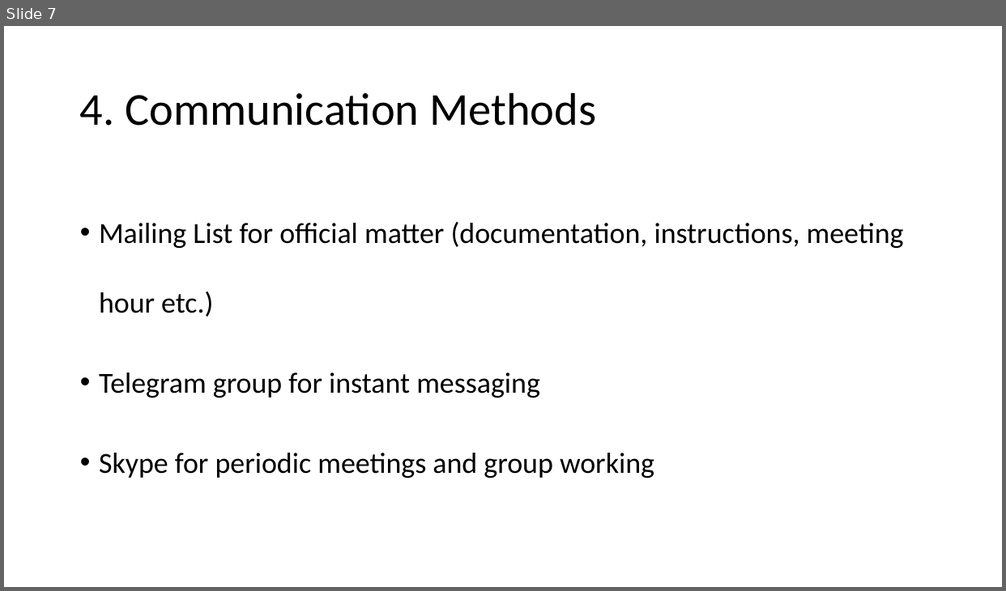
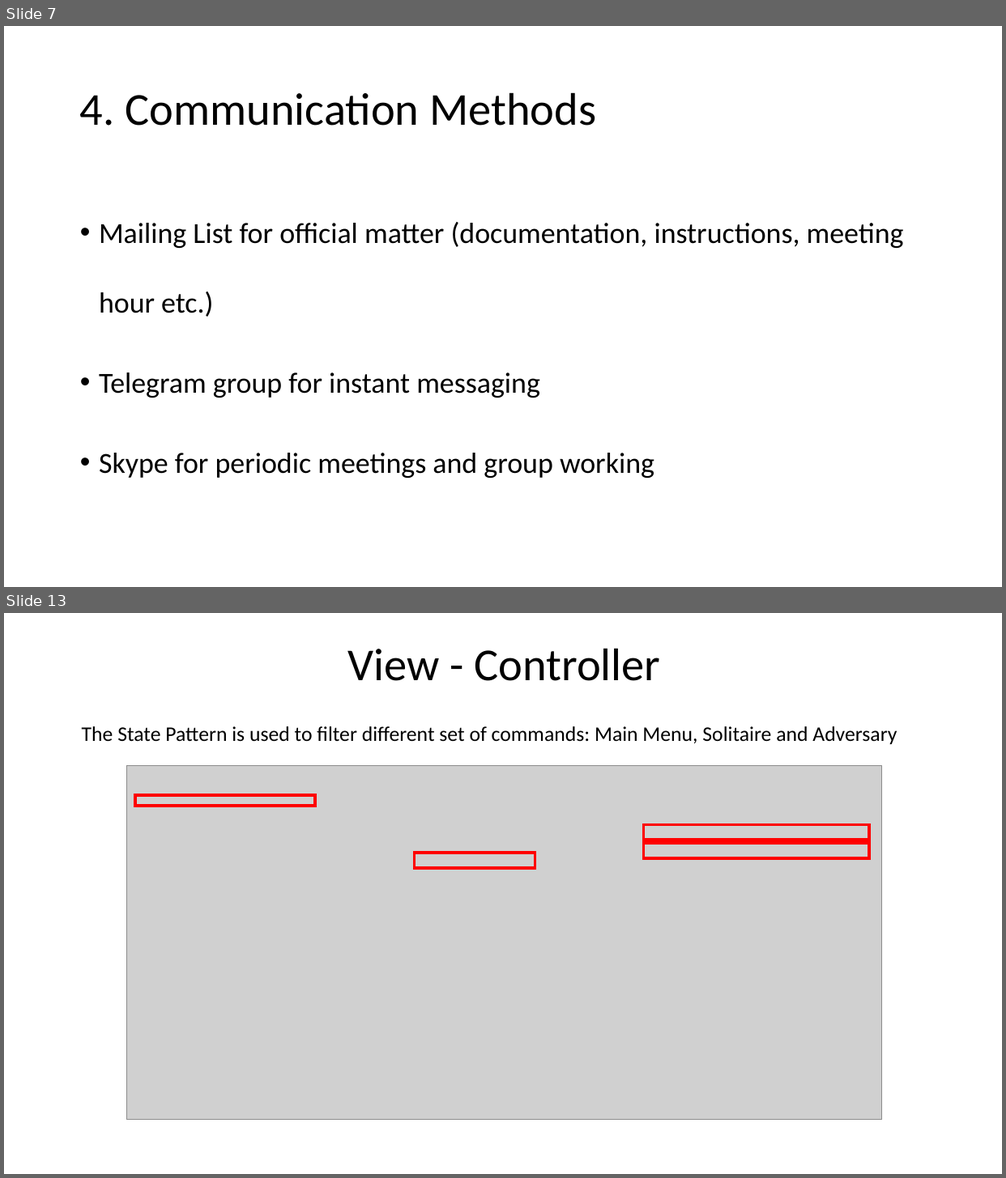
Before and after one commit to Noired/DOSE-Jan-8th-presentation, a slide deck: Slides/massa/massa_slides.pptx. Shown one above the other, each under a label of ours: slide 7 before the commit, slides 7 and 13 after it; the slides between them are not shown. The pictures are 1006x591 and 1006x1178 pixels, drawn with LibreOffice and Linux fonts; fonts in the diff are those of the drawing; grey boxes stand for pictures. Boxes give left, top, right and bottom in pixels: in the first picture for what was removed or moved away, otherwise in the second. Text is boxed around its words. In the diff, an @@ line names an element or a change of style, - is before the commit and + after.

```diff
--- a/Slides/massa/massa_slides.pptx
+++ b/Slides/massa/massa_slides.pptx
@@ slide 13 added at bbox=[4, 613, 1002, 1174], background #FFFFFF @@
@@ title added at bbox=[347, 648, 660, 681], 44 pt, text #000000 @@
+View - Controller
@@ text added at bbox=[82, 726, 897, 744], 20 pt, text #000000 @@
+The State Pattern is used to filter different set of commands: Main Menu, Solitaire and Adversary
@@ picture added at bbox=[127, 766, 881, 1120] @@
@@ rectangle added at bbox=[135, 796, 315, 806], outline #FF0000 3 pt @@
@@ rectangle added at bbox=[643, 825, 868, 840], outline #FF0000 3 pt @@
@@ rectangle added at bbox=[414, 854, 535, 868], outline #FF0000 3 pt @@
@@ rectangle added at bbox=[643, 843, 868, 858], outline #FF0000 3 pt @@
```
Also in this commit, not shown: 2 slides changed, 5 other slides added, 6 other files.
